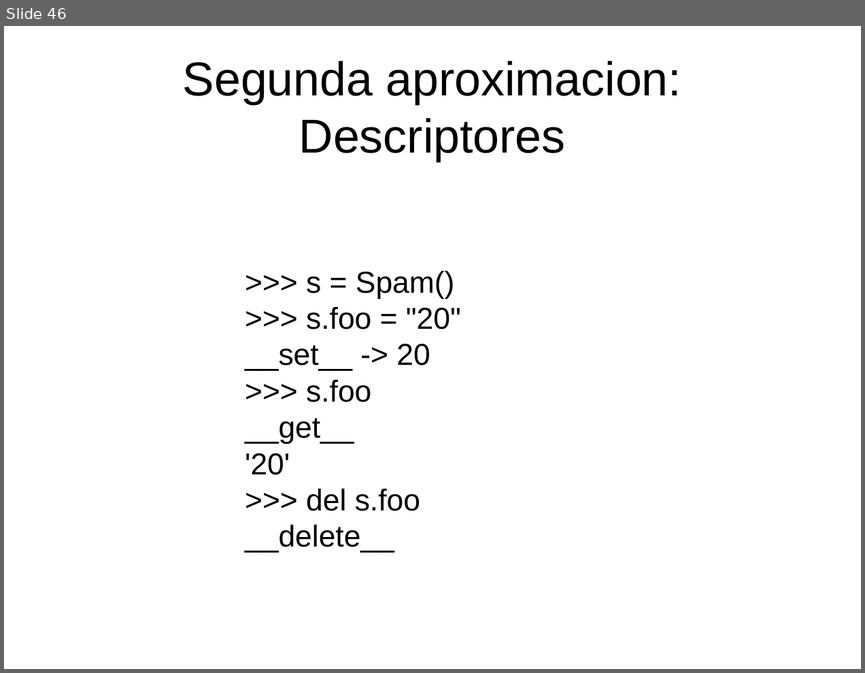
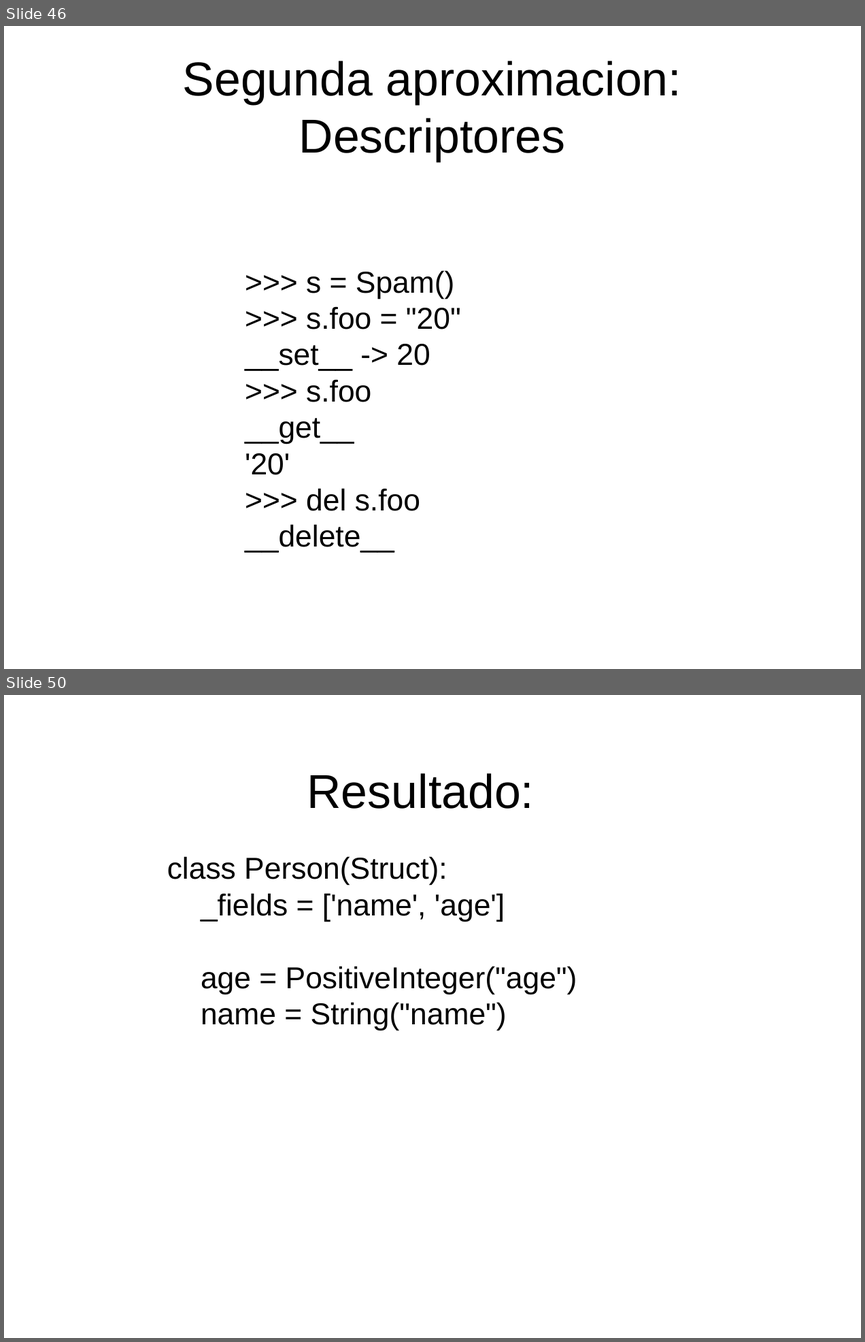
Before and after one commit to niwinz/niwi-slides, a slide deck: meta-py3/slides.odp. Shown one above the other, each under a label of ours: slide 46 before the commit, slides 46 and 50 after it; the slides between them are not shown. The pictures are 865x673 and 865x1342 pixels, drawn with LibreOffice and Linux fonts; fonts in the diff are those of the drawing. Boxes give left, top, right and bottom in pixels: in the first picture for what was removed or moved away, otherwise in the second. Text is boxed around its words. In the diff, an @@ line names an element or a change of style, - is before the commit and + after.

```diff
--- a/meta-py3/slides.odp
+++ b/meta-py3/slides.odp
@@ slide 50 added at [4, 695, 861, 1338], background #FFFFFF @@
@@ title added at [307, 773, 534, 809], 44 pt, text #000000 @@
+Resultado:
@@ text added at [167, 856, 577, 1030], 28 pt, text #000000 @@
+class Person(Struct):
+_fields = ['name', 'age']
+age = PositiveInteger("age")
+name = String("name")
```
Also in this commit, not shown: 2 slides changed, 18 other slides added.
